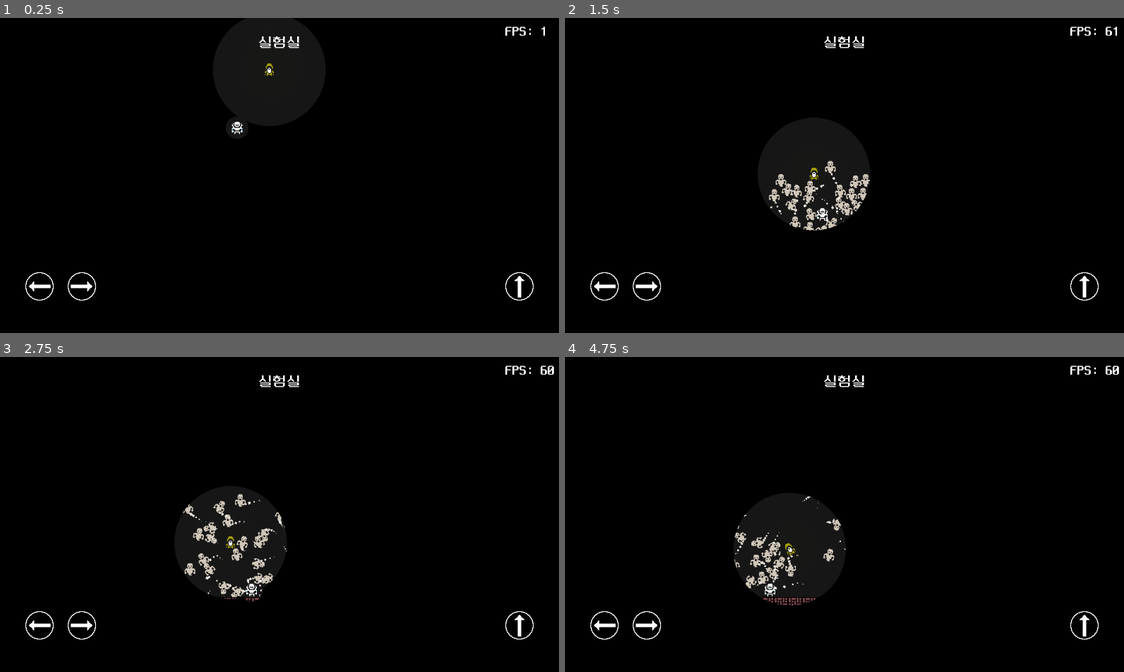
Above: before the commit, frames 1-4 (two rows, left to right).
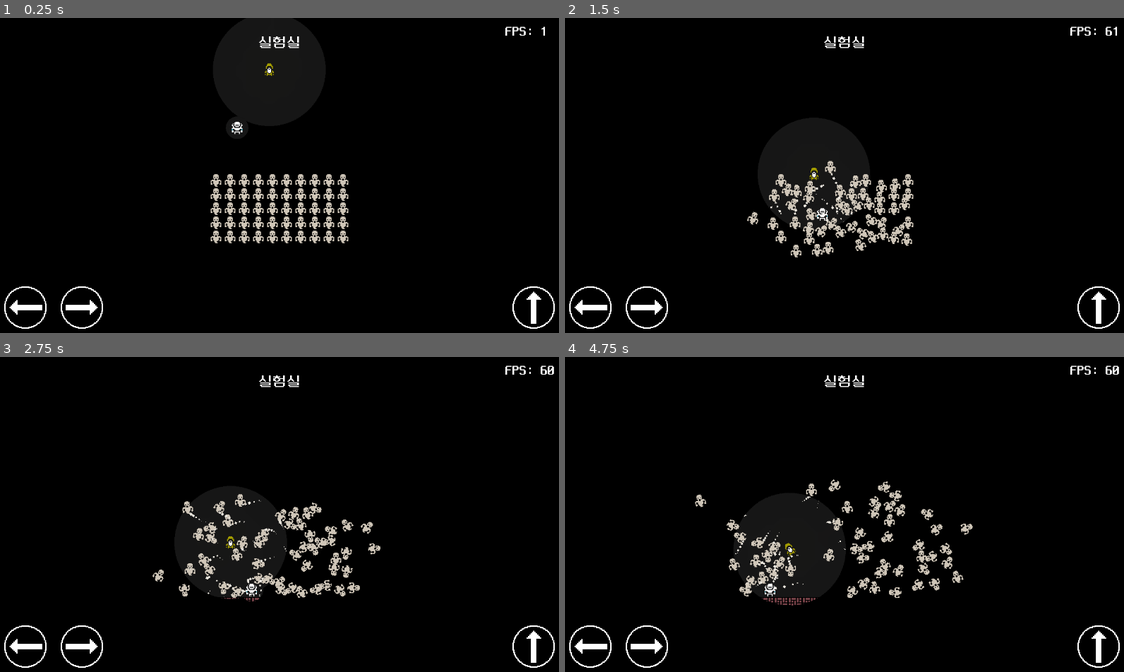
Above: after the commit, the same moments.

Repository: rhdehgks/Defense
Game: Godot game, scene res://game_screen/game.tscn
Same seed, same stepped clock (60 frames per second), same inputs: the game is played once before the commit and once after it.
Inputs:
- Up to frame 1 (0.25 s): no input
- Up to frame 2 (1.5 s): hold Right (ui_right) 0.53-1.28 s; hold Left (ui_left) from 1.28 s (still down)
- Up to frame 3 (2.75 s): release Left (ui_left) at 2.03 s; hold Right (ui_right) from 2.03 s (still down)
- Up to frame 4 (4.75 s): release Right (ui_right) at 2.78 s; hold Up (ui_up) 2.78-3.53 s; hold Left (ui_left) from 3.53 s (still down)

The runs differ from the first frame. In frame 1, 3.3% of the frame differs, in the area x 0-100%, y 49-99%; in frame 2, 2.4%; in frame 3, 2.5%; in frame 4, 2.8%.

Commit message:
적응형 ui 1.0

Diff:
--- a/game_screen/ghost.tscn
+++ b/game_screen/ghost.tscn
@@ -49,6 +49,7 @@
 process_material = SubResource("ParticleProcessMaterial_vuv1k")
 
 [node name="Sprite2D" type="Sprite2D" parent="RigidBody2D"]
+light_mask = 512
 texture = ExtResource("2_hxgm2")
 
 [node name="Timer" type="Timer" parent="RigidBody2D"]
--- a/game_screen/touch_ui.tscn
+++ b/game_screen/touch_ui.tscn
@@ -1,22 +1,54 @@
-[gd_scene load_steps=2 format=3 uid="uid://dbn3hxkmb7jrk"]
+[gd_scene load_steps=4 format=3 uid="uid://dbn3hxkmb7jrk"]
 
 [ext_resource type="Texture2D" uid="uid://d1yyjbgfme3jd" path="res://assets/left.png" id="1_h0ky5"]
+[ext_resource type="Texture2D" uid="uid://ch7jlg8m7pxr2" path="res://assets/right.png" id="2_lnkpi"]
+[ext_resource type="Texture2D" uid="uid://jjuo4sqxsqut" path="res://assets/up.png" id="3_d3pb3"]
 
 [node name="TouchUI" type="CanvasLayer"]
 
-[node name="TouchScreenButton" type="TouchScreenButton" parent="."]
-position = Vector2(64, 576)
+[node name="Control" type="Control" parent="."]
+layout_mode = 3
+anchors_preset = 15
+anchor_right = 1.0
+anchor_bottom = 1.0
+grow_horizontal = 2
+grow_vertical = 2
+
+[node name="Container" type="Container" parent="Control"]
+layout_mode = 1
+anchors_preset = 2
+anchor_top = 1.0
+anchor_bottom = 1.0
+offset_top = -128.0
+offset_right = 256.0
+grow_vertical = 0
+
+[node name="TouchScreenButton" type="TouchScreenButton" parent="Control/Container"]
+position = Vector2(16, 16)
+scale = Vector2(1.5, 1.5)
 texture_normal = ExtResource("1_h0ky5")
 action = "ui_left"
 
-[node name="TouchScreenButton2" type="TouchScreenButton" parent="."]
-position = Vector2(224, 640)
-rotation = 3.14159
-texture_normal = ExtResource("1_h0ky5")
+[node name="TouchScreenButton2" type="TouchScreenButton" parent="Control/Container"]
+position = Vector2(144, 16)
+scale = Vector2(1.5, 1.5)
+texture_normal = ExtResource("2_lnkpi")
 action = "ui_right"
 
-[node name="TouchScreenButton3" type="TouchScreenButton" parent="."]
-position = Vector2(1216, 576)
-rotation = 1.5708
-texture_normal = ExtResource("1_h0ky5")
+[node name="Container2" type="Container" parent="Control"]
+layout_mode = 1
+anchors_preset = 3
+anchor_left = 1.0
+anchor_top = 1.0
+anchor_right = 1.0
+anchor_bottom = 1.0
+offset_left = -128.0
+offset_top = -128.0
+grow_horizontal = 0
+grow_vertical = 0
+
+[node name="TouchScreenButton3" type="TouchScreenButton" parent="Control/Container2"]
+position = Vector2(16, 16)
+scale = Vector2(1.5, 1.5)
+texture_normal = ExtResource("3_d3pb3")
 action = "ui_up"
Binary file added: assets/up.png
Not shown, added: assets/up.png.import
Not shown, changed: export/apk/Defense.apk
Not shown, changed: export/apk/Defense.apk.idsig
